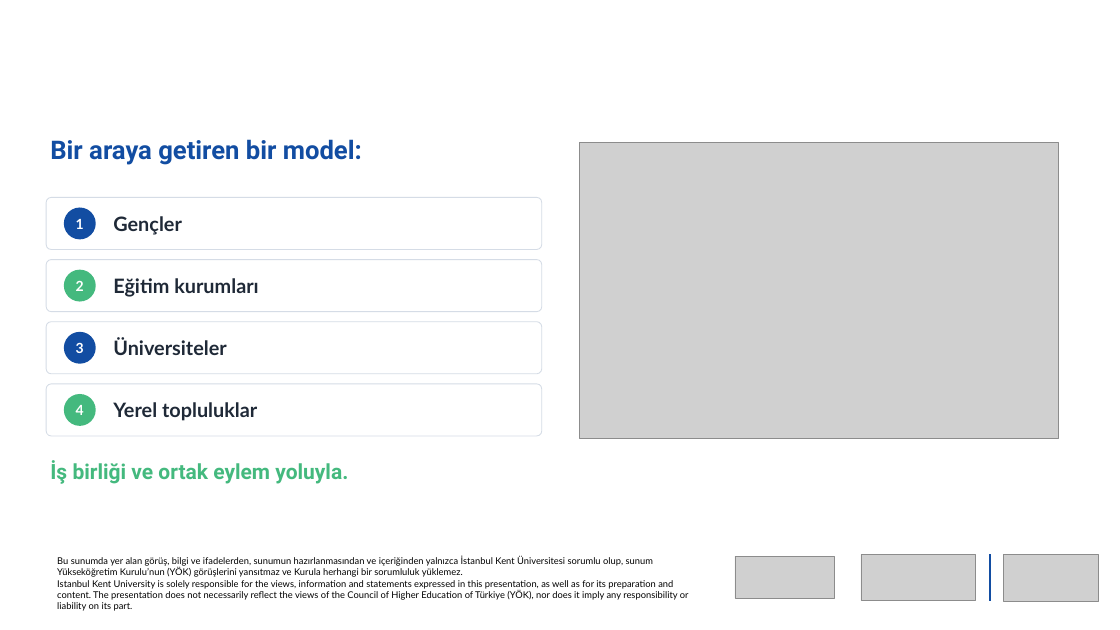
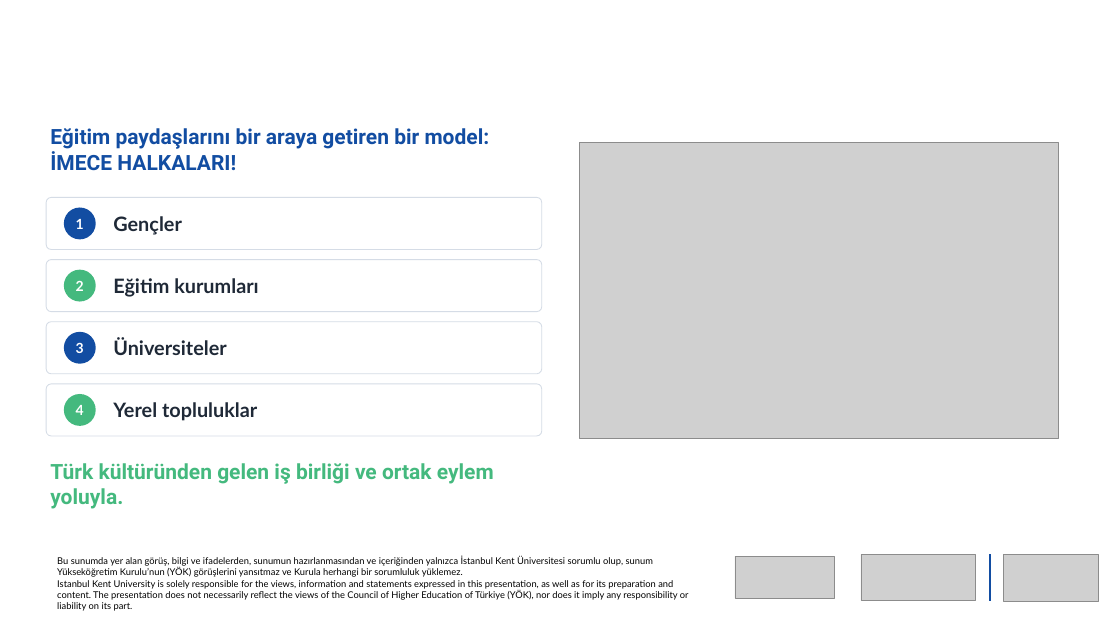
Before and after one commit to newtonsgrandson/cop-31-hayal-koksal, a slide deck: slide 4 of sunum/COP31_Iklim_Imecesi_Hayal_Koksal_TR.pptx. Drawn at 1120x630 pixels with LibreOffice and Linux fonts; fonts in the diff are those of the drawing; grey boxes stand for pictures; background and template pictures are left out. Boxes give left, top, right and bottom in pixels: in the first picture for what was removed or moved away, otherwise in the second. Text is boxed around its words. In the diff, an @@ line names an element or a change of style, - is before the commit and + after.

```diff
--- a/sunum/COP31_Iklim_Imecesi_Hayal_Koksal_TR.pptx
+++ b/sunum/COP31_Iklim_Imecesi_Hayal_Koksal_TR.pptx
@@ text "Eğitim paydaşlarını bir araya getiren ..." at (x1=50, y1=128, x2=490, y2=171): vertical alignment top to middle @@
@@ text at (x1=50, y1=128, x2=490, y2=171): text changed; size 22 to 18 pt @@
-Bir araya getiren bir model:
+Eğitim paydaşlarını bir araya getiren bir model: İMECE HALKALARI!
@@ text at (x1=50, y1=463, x2=494, y2=509): text changed @@
-İş birliği ve ortak eylem yoluyla.
+Türk kültüründen gelen iş birliği ve ortak eylem yoluyla.
```
Also in this commit, not shown: 14 other slides changed, 27 other files.
